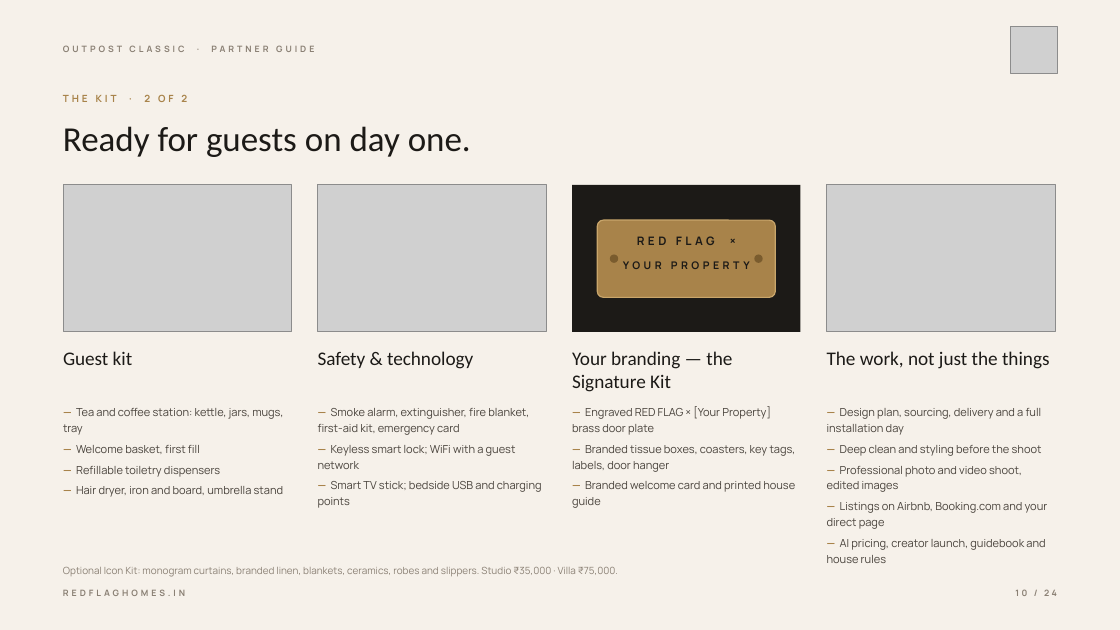
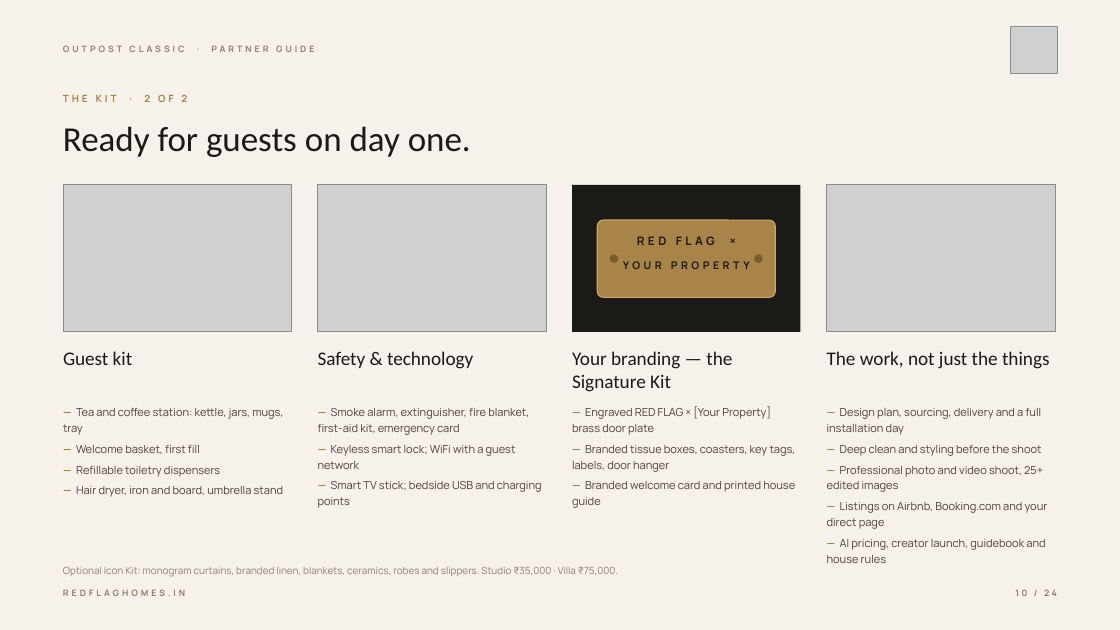
Before and after one commit to priyanshu777-hue/Red-Flag-Home-, a slide deck: slide 10 of ppt_tasks/outpost-classic-partner-guide/output/Outpost_Classic_Partner_Guide.pptx. Drawn at 1120x630 pixels with LibreOffice and Linux fonts; fonts in the diff are those of the drawing; grey boxes stand for pictures. Boxes give left, top, right and bottom in pixels: in the first picture for what was removed or moved away, otherwise in the second. Text is boxed around its words. In the diff, an @@ line names an element or a change of style, - is before the commit and + after.

```diff
--- a/ppt_tasks/outpost-classic-partner-guide/output/Outpost_Classic_Partner_Guide.pptx
+++ b/ppt_tasks/outpost-classic-partner-guide/output/Outpost_Classic_Partner_Guide.pptx
@@ text at bbox=[827, 466, 1043, 492]: text changed @@
-— Professional photo and video shoot, edited images
+— Professional photo and video shoot, 25+ edited images
```
Also in this commit, not shown: 6 other slides changed, 10 other files.
